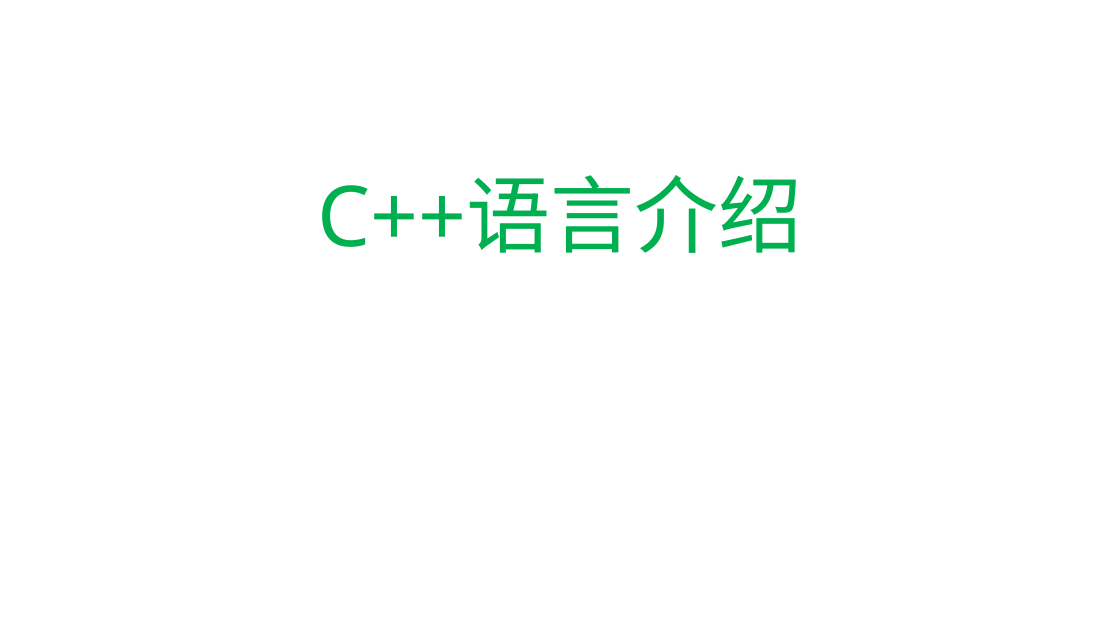
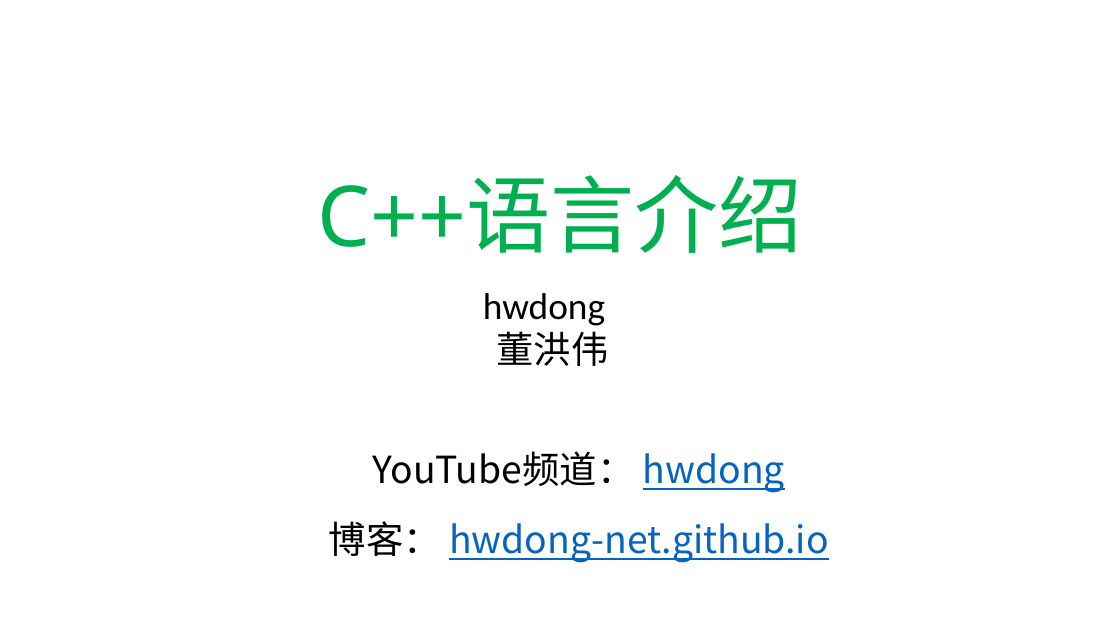
Before and after one commit to hwdong-net/cplusplus17, a slide deck: slide 1 of ppt/1.1 C++语言介绍.pptx (slide 25 before the commit). Drawn at 1120x630 pixels with LibreOffice and Linux fonts; fonts in the diff are those of the drawing. Boxes give left, top, right and bottom in pixels: in the first picture for what was removed or moved away, otherwise in the second. Text is boxed around its words. In the diff, an @@ line names an element or a change of style, - is before the commit and + after.

```diff
--- a/ppt/1.1 C++语言介绍.pptx
+++ b/ppt/1.1 C++语言介绍.pptx
@@ text added at bbox=[483, 293, 608, 366], 32 pt, text #000000 @@
+hwdong
+董洪伟
@@ subtitle added at bbox=[329, 451, 829, 563], 32 pt, text #0563C1, underline @@
+YouTube频道： hwdong
+博客： hwdong-net.github.io
```
Also in this commit, not shown: 7 other slides changed, 20 slides added, 4 slides removed.
